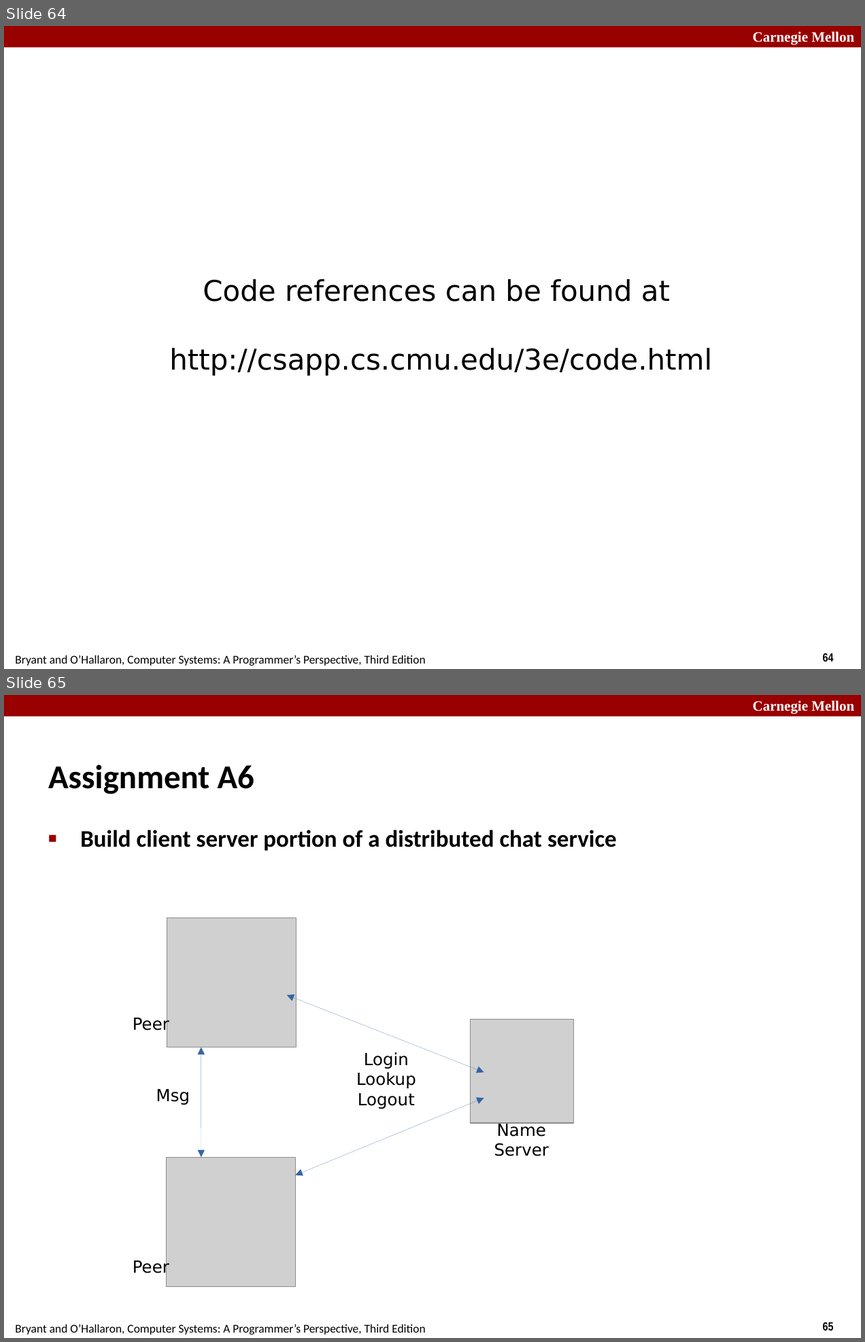
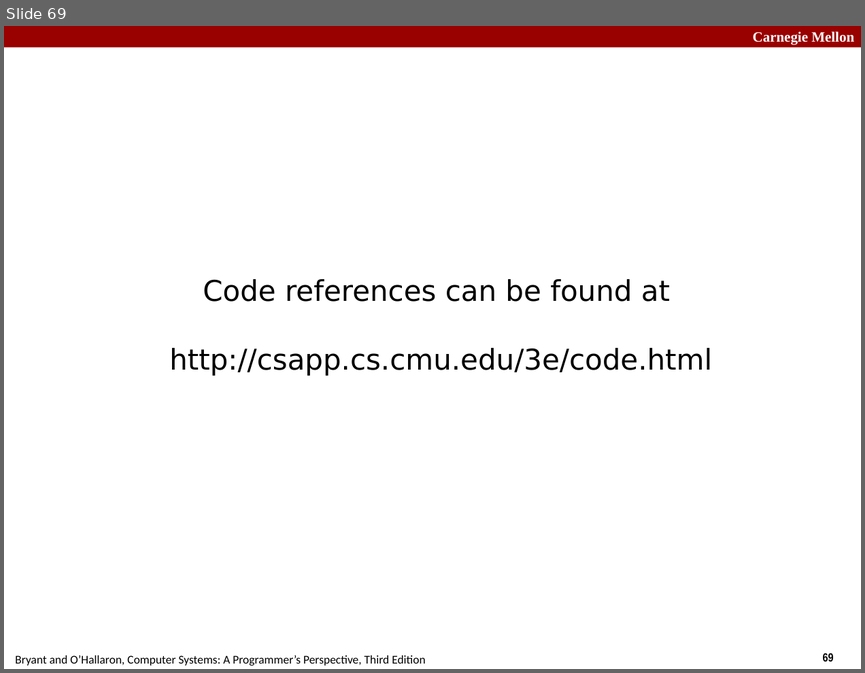
Before and after one commit to diku-compSys/compSys-e2021-pub, a slide deck: lectures/211101_network_programming/slides.odp. Shown one above the other, each under a label of ours: slides 64 and 65 before the commit, slide 69 after it. The pictures are 865x1342 and 865x673 pixels, drawn with LibreOffice and Linux fonts; fonts in the diff are those of the drawing; grey boxes stand for pictures. Boxes give left, top, right and bottom in pixels: in the first picture for what was removed or moved away, otherwise in the second. Text is boxed around its words. In the diff, an @@ line names an element or a change of style, - is before the commit and + after.

Commit message:
swapped 2 lectures in week 47 to better align with new assignment

```diff
--- a/lectures/211101_network_programming/slides.odp
+++ b/lectures/211101_network_programming/slides.odp
@@ slide 65 removed at [4, 695, 861, 1338], background #FFFFFF; not listed: 4 template elements that a slide beside it also shows @@
@@ title removed at [48, 764, 254, 794] @@
-Assignment A6
@@ text removed at [80, 830, 617, 851] @@
-■ Build client server portion of a distributed chat service
@@ picture removed at [167, 918, 296, 1047] @@
@@ double arrow removed from (287, 995) to (484, 1072) @@
@@ text removed at [133, 1015, 169, 1033] @@
-Peer
@@ picture removed at [470, 1019, 574, 1123] @@
@@ double arrow removed from (201, 1047) to (201, 1157) @@
@@ text removed at [356, 1052, 416, 1108] @@
-Login
-Lookup
-Logout
@@ text removed at [156, 1089, 190, 1104] @@
-Msg
@@ double arrow removed from (295, 1175) to (484, 1098) @@
@@ text removed at [494, 1122, 549, 1156] @@
-Name Server
@@ picture removed at [166, 1157, 295, 1286] @@
@@ text removed at [133, 1259, 169, 1276] @@
-Peer
@@ what was slide 64 is now slide 69 @@
@@ page number at [823, 653, 834, 661]: text changed @@
-64
+69
```
Also in this commit, not shown: 3 slides changed, 15 slides added, 5 other slides removed, 3 other files.
